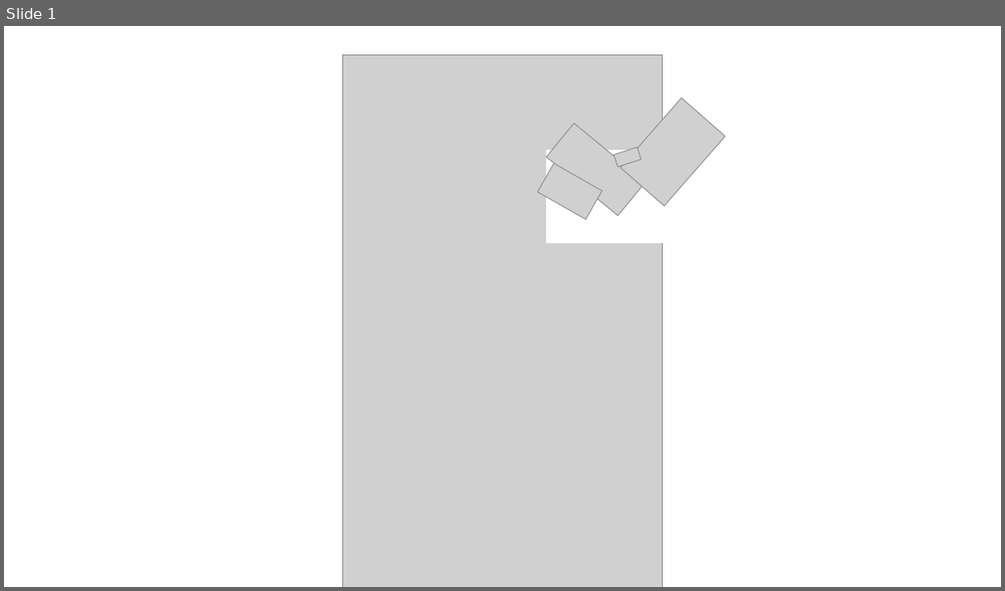
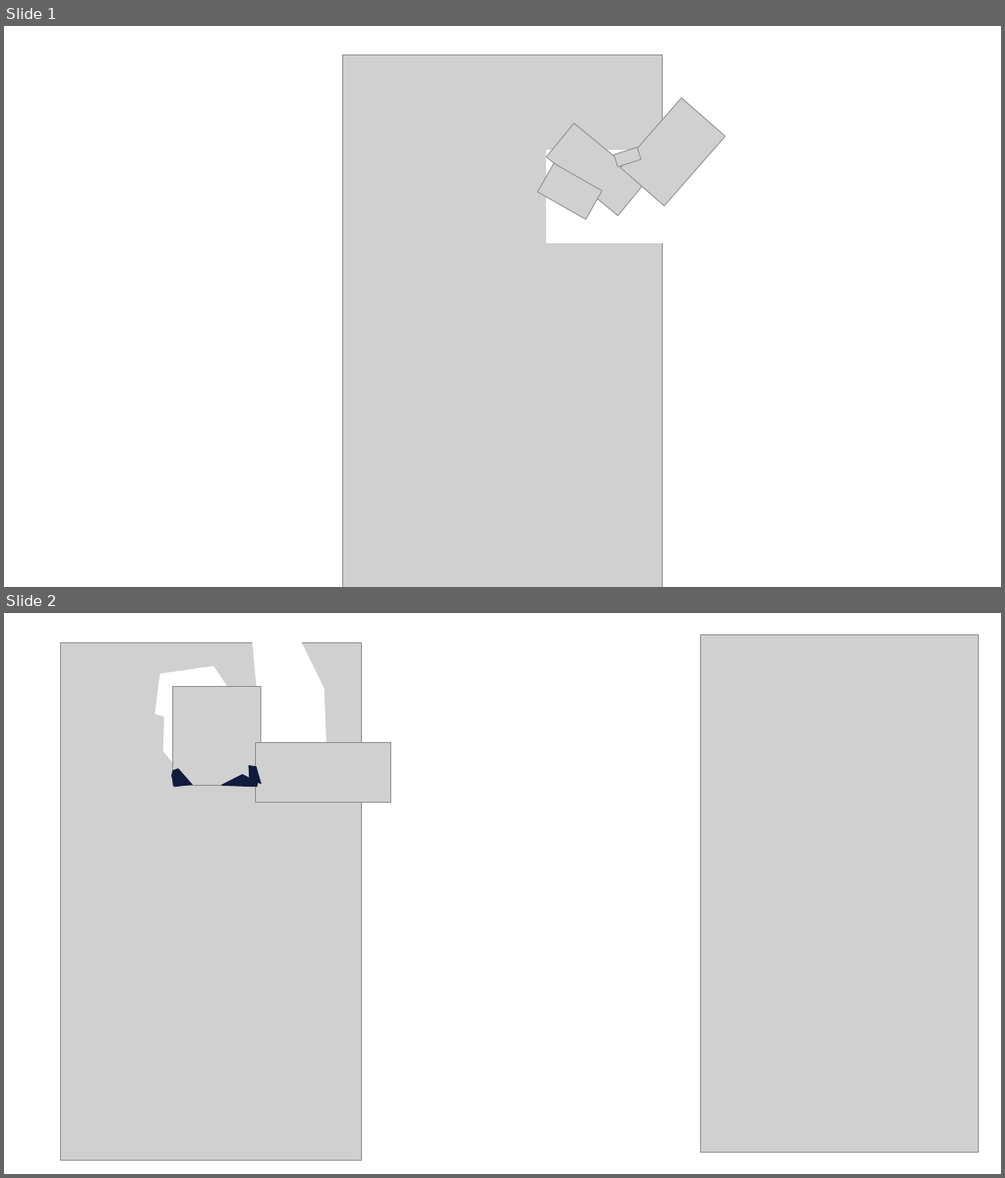
Before and after one commit to arnabxero/ProjectWork-1, a slide deck: Used Resorces (Temporary Folder or Non Major Folder)/PowerPoint/player1.pptx. Shown one above the other, each under a label of ours: slide 1 before the commit, slides 1 and 2 after it. The pictures are 1005x591 and 1005x1178 pixels, drawn with LibreOffice and Linux fonts; fonts in the diff are those of the drawing; grey boxes stand for pictures; background and template pictures are left out. Boxes give left, top, right and bottom in pixels: in the first picture for what was removed or moved away, otherwise in the second. Text is boxed around its words. In the diff, an @@ line names an element or a change of style, - is before the commit and + after.

```diff
--- a/Used Resorces (Temporary Folder or Non Major Folder)/PowerPoint/player1.pptx
+++ b/Used Resorces (Temporary Folder or Non Major Folder)/PowerPoint/player1.pptx
@@ slide 2 added at bbox=[4, 613, 1001, 1174], background #FFFFFF @@
@@ freeform shape added at bbox=[245, 633, 326, 796], fill #FFFFFF, outline #FFFFFF 1 pt @@
@@ picture added at bbox=[701, 634, 979, 1152] @@
@@ picture added at bbox=[61, 643, 362, 1160] @@
@@ freeform shape added at bbox=[155, 666, 250, 785], fill #FFFFFF, outline #FFFFFF 1 pt @@
@@ picture added at bbox=[173, 686, 261, 785] @@
@@ picture added at bbox=[255, 742, 390, 803] @@
@@ freeform shape added at bbox=[171, 769, 192, 786], fill #111B3E, outline #111B3E 1 pt @@
@@ freeform shape added at bbox=[250, 765, 261, 783], fill #111B3E, outline #111B3E 1 pt @@
@@ freeform shape added at bbox=[222, 774, 258, 787], fill #111B3E, outline #111B3E 1 pt @@
```
Also in this commit, not shown: 49 other files.
